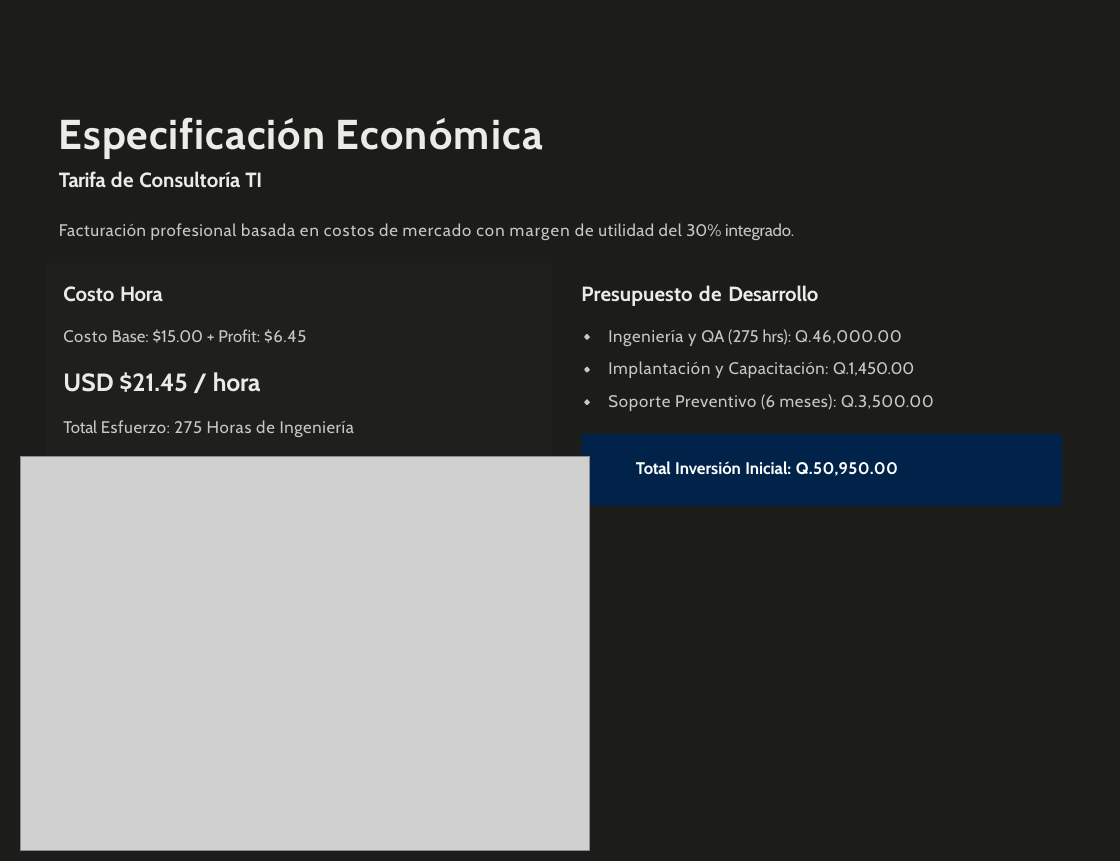
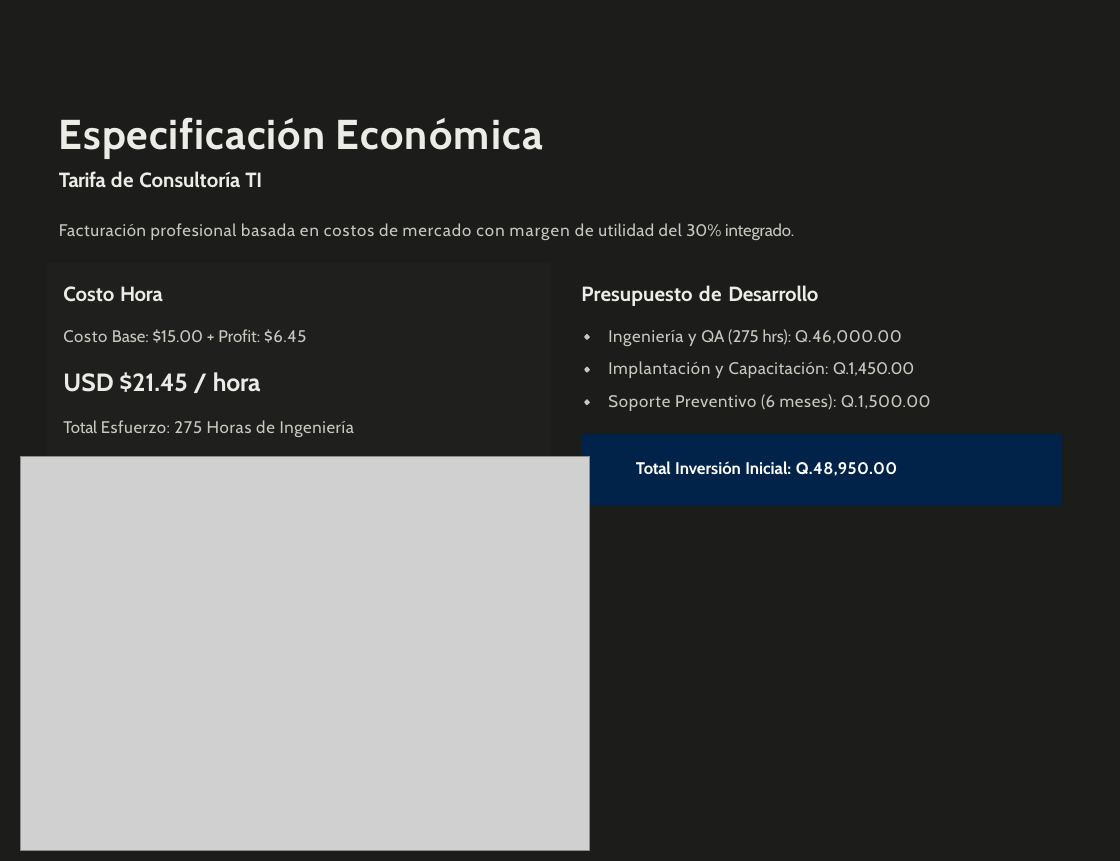
Before and after one commit to johnsvill/TransportesGenesis, a slide deck: slide 12 of Documentos/Proyecto/final/Presentacion_9-06-2026/Gestion-de-Pagos-Transportes-Genesis.pptx. Drawn at 1120x861 pixels with LibreOffice and Linux fonts; fonts in the diff are those of the drawing; grey boxes stand for pictures; background and template pictures are left out. Boxes give left, top, right and bottom in pixels: in the first picture for what was removed or moved away, otherwise in the second. Text is boxed around its words. In the diff, an @@ line names an element or a change of style, - is before the commit and + after.

Commit message:
Presentacion y documentacion actualizada

```diff
--- a/Documentos/Proyecto/final/Presentacion_9-06-2026/Gestion-de-Pagos-Transportes-Genesis.pptx
+++ b/Documentos/Proyecto/final/Presentacion_9-06-2026/Gestion-de-Pagos-Transportes-Genesis.pptx
@@ text at (608, 329, 931, 411): text changed @@
-Ingeniería y QA (275 hrs): Q.46,000.00 Implantación y Capacitación: Q.1,450.00 Soporte Preventivo (6 meses): Q.3,500.00
+Ingeniería y QA (275 hrs): Q.46,000.00 Implantación y Capacitación: Q.1,450.00 Soporte Preventivo (6 meses): Q.1,500.00
@@ text at (636, 461, 897, 476): text changed @@
-Total Inversión Inicial: Q.50,950.00
+Total Inversión Inicial: Q.48,950.00
```
Also in this commit, not shown: 1 other file.
